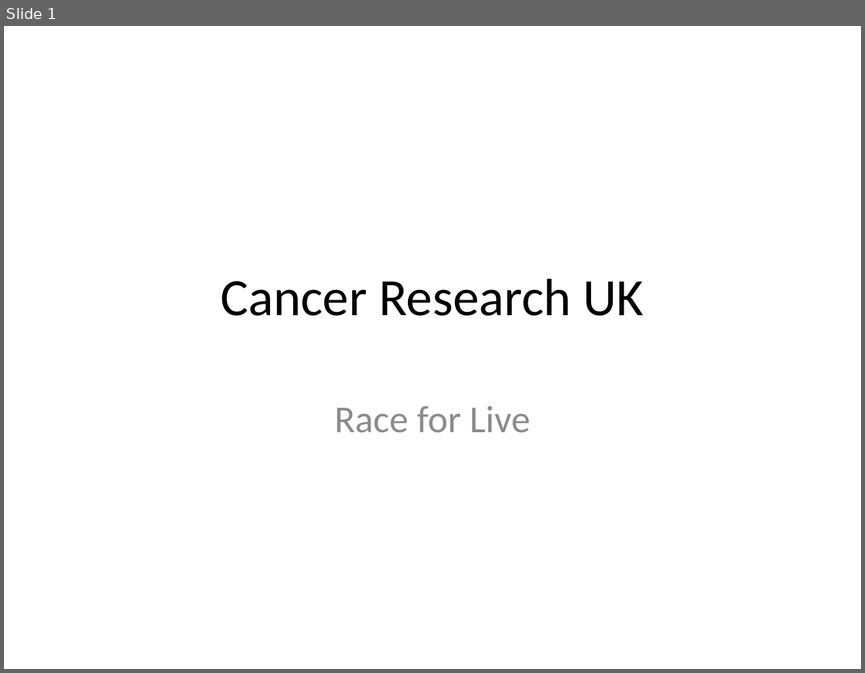
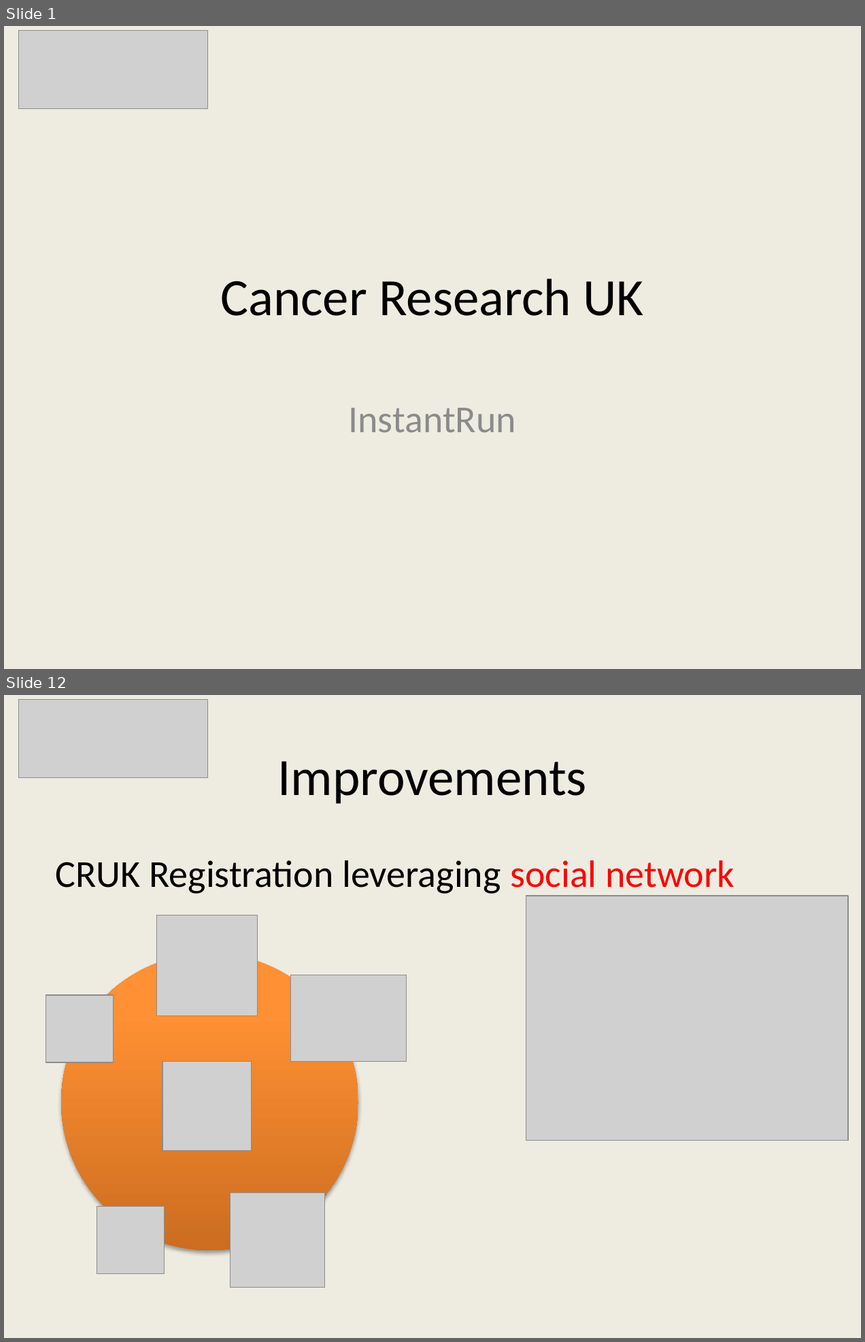
Before and after one commit to shaalin/awsHackathon2014, a slide deck: docs/Architecture.pptx. Shown one above the other, each under a label of ours: slide 1 before the commit, slides 1 and 12 after it; the slides between them are not shown. The pictures are 865x673 and 865x1342 pixels, drawn with LibreOffice and Linux fonts; fonts in the diff are those of the drawing; grey boxes stand for pictures. Boxes give left, top, right and bottom in pixels: in the first picture for what was removed or moved away, otherwise in the second. Text is boxed around its words. In the diff, an @@ line names an element or a change of style, - is before the commit and + after.

```diff
--- a/docs/Architecture.pptx
+++ b/docs/Architecture.pptx
@@ slide 12 added at <box>4,695,861,1338</box>, background #EEECE1 @@
@@ picture added at <box>18,699,208,778</box> @@
@@ title added at <box>277,761,587,804</box>, 44 pt, text #000000 @@
+Improvements
@@ text added at <box>56,860,734,896</box>, 32 pt, text #000000 @@
+CRUK Registration leveraging social network
@@ picture added at <box>526,896,848,1140</box> @@
@@ picture added at <box>156,915,257,1015</box> @@
@@ ellipse added at <box>61,953,359,1249</box>, fill gradient #CC6E20 to #FF9034 to #FF9136 @@
@@ picture added at <box>291,974,407,1061</box> @@
@@ picture added at <box>46,995,113,1063</box> @@
@@ picture added at <box>162,1061,252,1150</box> @@
@@ picture added at <box>230,1192,324,1286</box> @@
@@ picture added at <box>96,1206,164,1273</box> @@
@@ slide 1 changed as well @@
@@ background #FFFFFF to #EEECE1 @@
@@ picture added at <box>18,30,208,109</box> @@
@@ subtitle at <box>349,407,516,432</box>: text changed @@
-Race for Live
+InstantRun
```
Also in this commit, not shown: 1 other slide changed, 15 other slides added, 1 slide removed.
